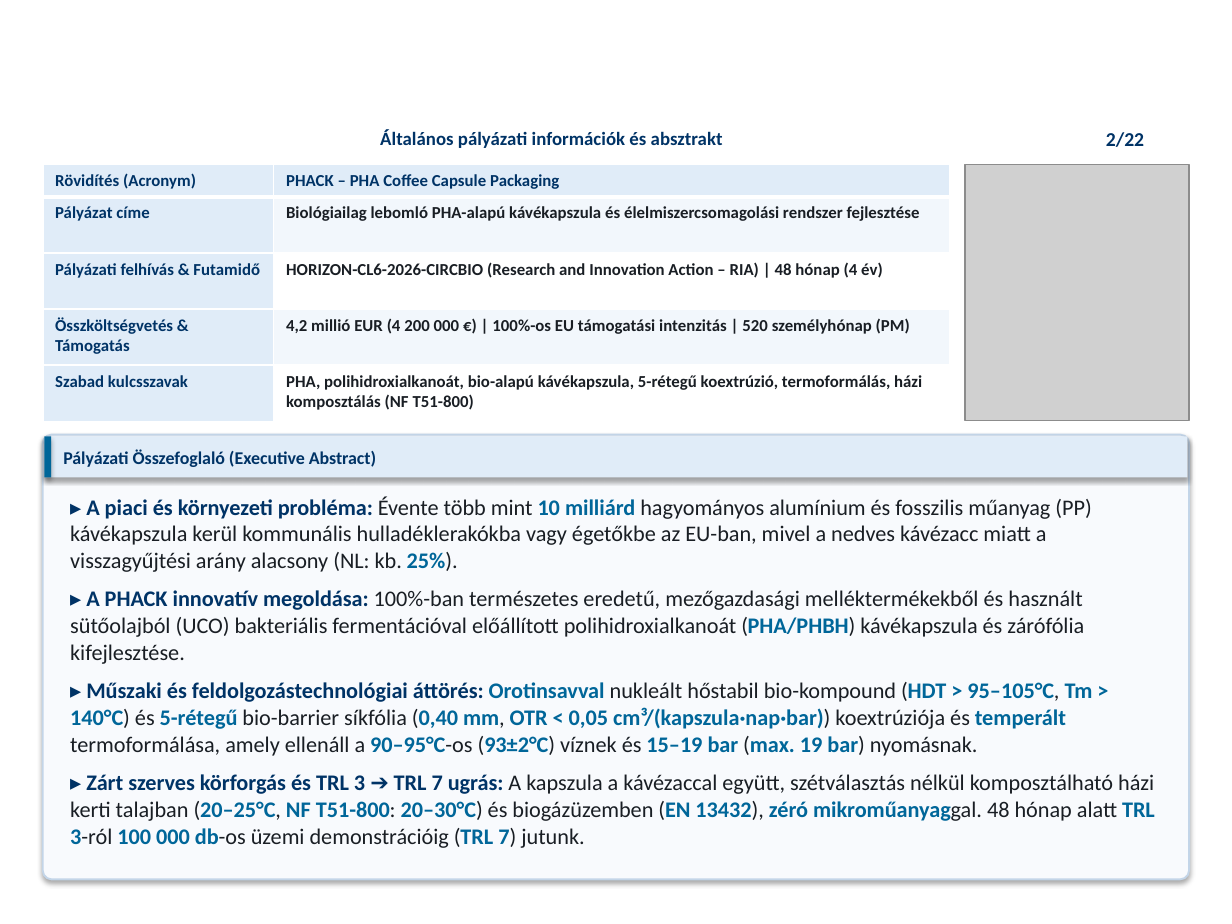
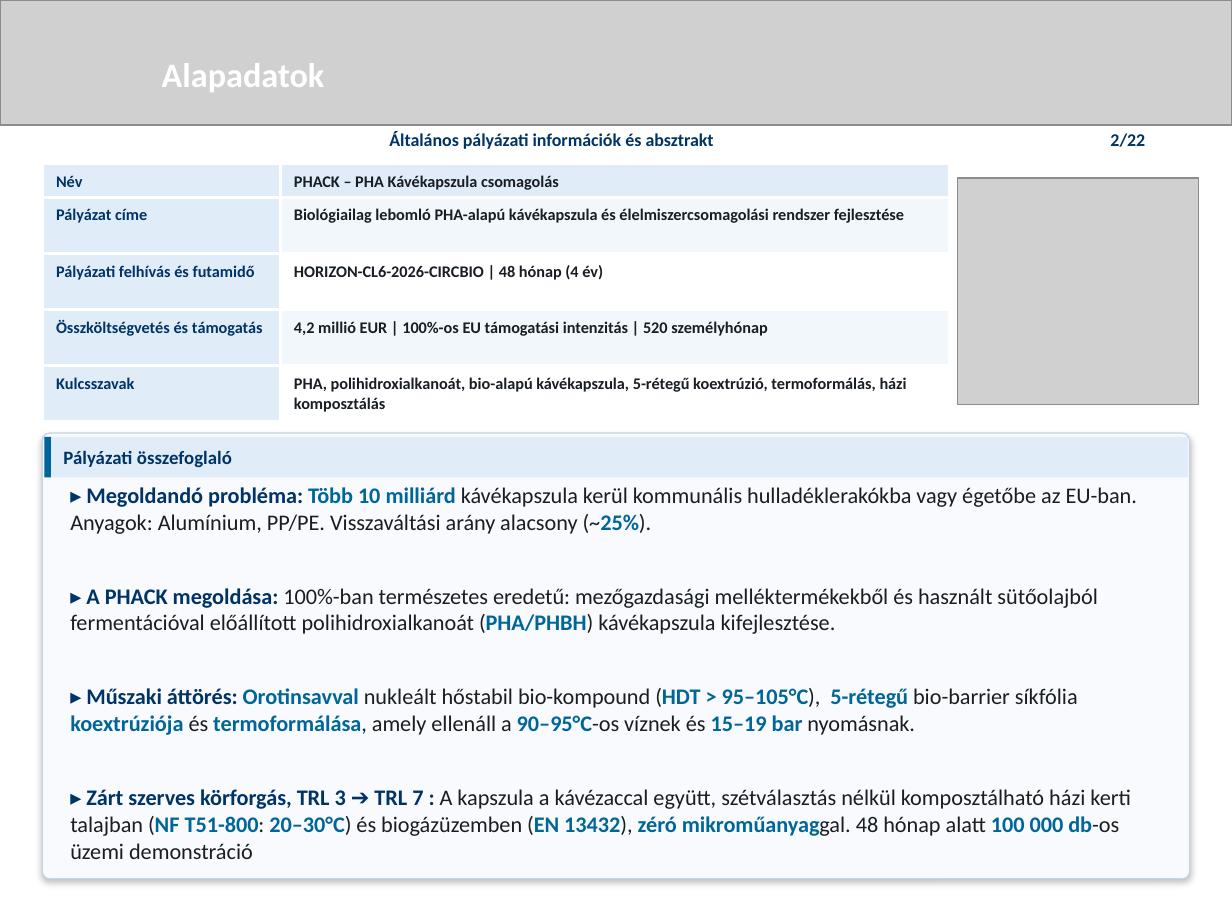
Before and after one commit to RMarci44/Fenntarthato-hulladek-projekt, a slide deck: slide 2 of PHACK_Prezentacio_Vegleges.pptx. Drawn at 1232x924 pixels with LibreOffice and Linux fonts; fonts in the diff are those of the drawing; grey boxes stand for pictures; background and template pictures are left out. Boxes give left, top, right and bottom in pixels: in the first picture for what was removed or moved away, otherwise in the second. Text is boxed around its words. In the diff, an @@ line names an element or a change of style, - is before the commit and + after.

```diff
--- a/PHACK_Prezentacio_Vegleges.pptx
+++ b/PHACK_Prezentacio_Vegleges.pptx
@@ picture added at box(0, 0, 1232, 126) @@
@@ text "Alapadatok" rewrapped from box(150, 28, 984, 116) to box(162, 63, 325, 92) @@
@@ text "Általános pályázati információk és absztrakt": place and size @@
-text "Általános pályázati információk és absztrakt" at box(380, 130, 723, 148)
+text "Általános pályázati információk és absztrakt" at box(389, 132, 714, 149)
@@ text "Általános pályázati információk és absztrakt" at box(389, 132, 714, 149): size 11 to 10.5 pt; alignment left to centre @@
@@ text "2/22" at box(1110, 133, 1145, 147): size 11.5 to 10.5 pt @@
@@ table at box(42, 164, 950, 421) @@
-row 1, column 1: Rövidítés (Acronym)
+row 1, column 1: Név
-row 1, column 2: PHACK – PHA Coffee Capsule Packaging
+row 1, column 2: PHACK – PHA Kávékapszula csomagolás
-row 3, column 1: Pályázati felhívás & Futamidő
+row 3, column 1: Pályázati felhívás és futamidő
-row 3, column 2: HORIZON-CL6-2026-CIRCBIO (Research and Innovation Action – RIA) | 48 hónap (4 év)
+row 3, column 2: HORIZON-CL6-2026-CIRCBIO | 48 hónap (4 év)
-row 4, column 1: Összköltségvetés & Támogatás
+row 4, column 1: Összköltségvetés és támogatás
-row 4, column 2: 4,2 millió EUR (4 200 000 €) | 100%-os EU támogatási intenzitás | 520 személyhónap (PM)
+row 4, column 2: 4,2 millió EUR | 100%-os EU támogatási intenzitás | 520 személyhónap
-row 5, column 1: Szabad kulcsszavak
+row 5, column 1: Kulcsszavak
-row 5, column 2: PHA, polihidroxialkanoát, bio-alapú kávékapszula, 5-rétegű koextrúzió, termoformálás, házi komposztálás (NF T51-800)
+row 5, column 2: PHA, polihidroxialkanoát, bio-alapú kávékapszula, 5-rétegű koextrúzió, termoformálás, házi komposztálás
@@ size 9.8 to 9.5 pt in "Pályázat címe", "Biológiailag lebomló PHA-alapú kávékapszula és élelmiszercso ..." @@
@@ borders changed @@
@@ picture: place and size @@
-picture at box(965, 164, 1189, 420)
+picture at box(957, 179, 1198, 405)
@@ rounded rectangle at box(42, 434, 1189, 880): outline #C3D5E8 1.1 pt to #C3D5E8 0.75 pt; shadow changed; proportions changed @@
@@ rectangle at box(44, 437, 1188, 478): shadow off @@
@@ rectangle at box(44, 437, 51, 478): shadow off @@
@@ text at box(63, 450, 232, 467): text changed; size 10.5 to 11 pt @@
-Pályázati Összefoglaló (Executive Abstract)
+Pályázati összefoglaló
@@ text at box(70, 487, 1137, 859): text changed @@
-▸ A piaci és környezeti probléma: Évente több mint 10 milliárd hagyományos alumínium és fosszilis műanyag (PP) kávékapszula kerül kommunális hulladéklerakókba vagy égetőkbe az EU-ban, mivel a nedves kávézacc miatt a visszagyűjtési arány alacsony (NL: kb. 25%).
-▸ A PHACK innovatív megoldása: 100%-ban természetes eredetű, mezőgazdasági melléktermékekből és használt sütőolajból (UCO) bakteriális fermentációval előállított polihidroxialkanoát (PHA/PHBH) kávékapszula és zárófólia kifejlesztése.
-▸ Műszaki és feldolgozástechnológiai áttörés: Orotinsavval nukleált hőstabil bio-kompound (HDT > 95–105°C, Tm > 140°C) és 5-rétegű bio-barrier síkfólia (0,40 mm, OTR < 0,05 cm³/(kapszula·nap·bar)) koextrúziója és temperált termoformálása, amely ellenáll a 90–95°C-os (93±2°C) víznek és 15–19 bar (max. 19 bar) nyomásnak.
-▸ Zárt szerves körforgás és TRL 3 ➔ TRL 7 ugrás: A kapszula a kávézaccal együtt, szétválasztás nélkül komposztálható házi kerti talajban (20–25°C, NF T51-800: 20–30°C) és biogázüzemben (EN 13432), zéró mikroműanyaggal. 48 hónap alatt TRL 3-ról 100 000 db-os üzemi demonstrációig (TRL 7) jutunk.
+▸ Megoldandó probléma: Több 10 milliárd kávékapszula kerül kommunális hulladéklerakókba vagy égetőbe az EU-ban. Anyagok: Alumínium, PP/PE. Visszaváltási arány alacsony (~25%).
+▸ A PHACK megoldása: 100%-ban természetes eredetű: mezőgazdasági melléktermékekből és használt sütőolajból fermentációval előállított polihidroxialkanoát (PHA/PHBH) kávékapszula kifejlesztése.
+▸ Műszaki áttörés: Orotinsavval nukleált hőstabil bio-kompound (HDT > 95–105°C), 5-rétegű bio-barrier síkfólia koextrúziója és termoformálása, amely ellenáll a 90–95°C-os víznek és 15–19 bar nyomásnak.
+▸ Zárt szerves körforgás, TRL 3 ➔ TRL 7 : A kapszula a kávézaccal együtt, szétválasztás nélkül komposztálható házi kerti talajban (NF T51-800: 20–30°C) és biogázüzemben (EN 13432), zéró mikroműanyaggal. 48 hónap alatt 100 000 db-os üzemi demonstráció
```
Also in this commit, not shown: 2 other slides changed.
